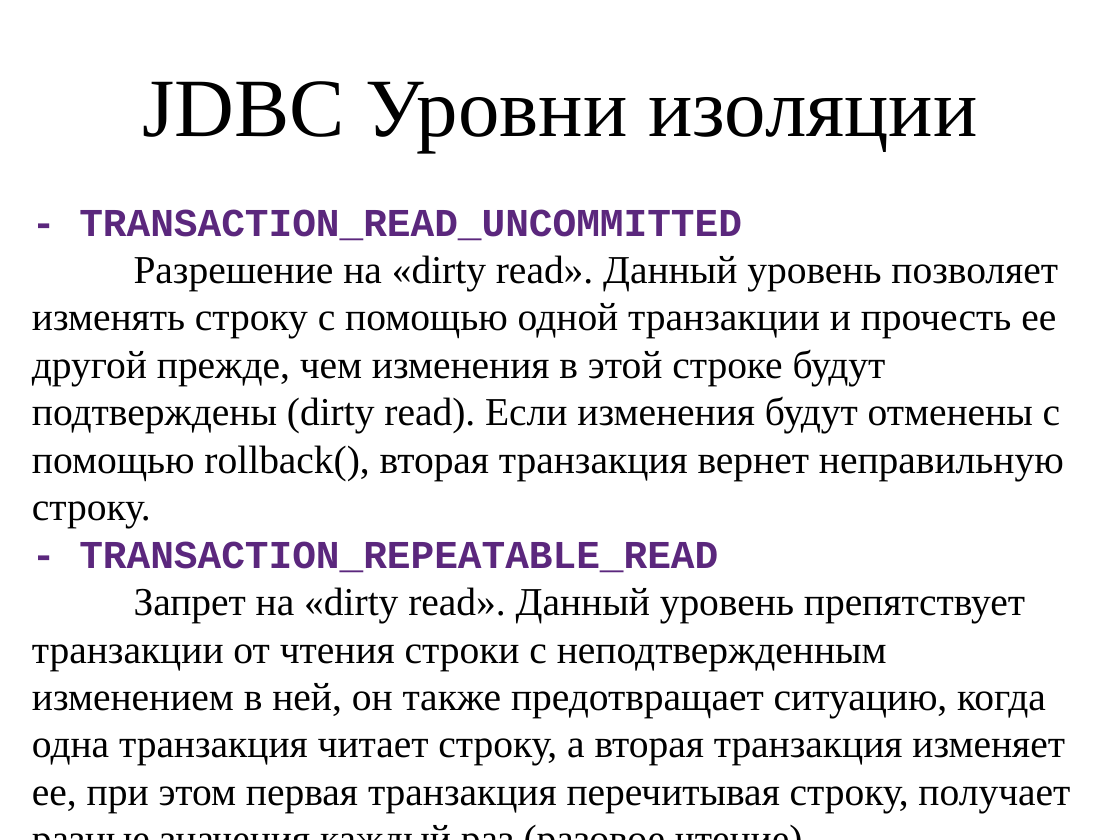
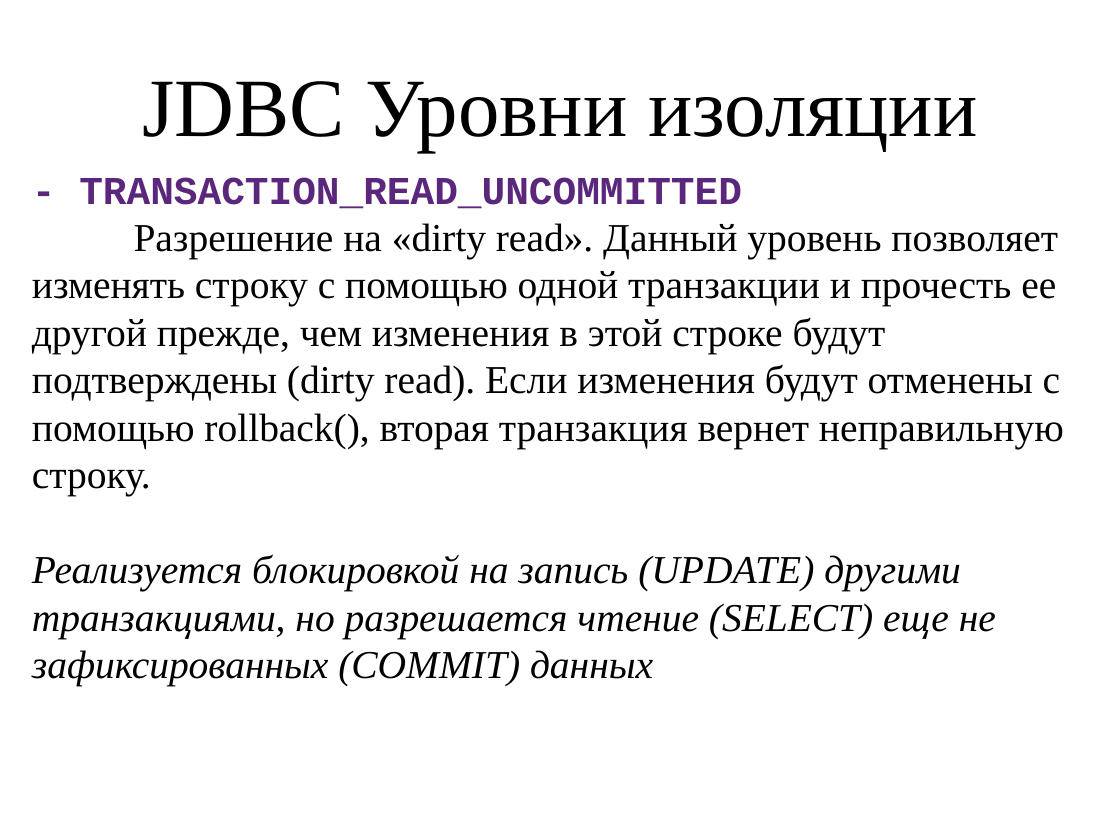
Before and after one commit to ksenikeev/dad, a slide deck: slide 14 of doc/JDBC Transaction.pptx. Drawn at 1120x840 pixels with LibreOffice and Linux fonts; fonts in the diff are those of the drawing. Boxes give left, top, right and bottom in pixels: in the first picture for what was removed or moved away, otherwise in the second. Text is boxed around its words. In the diff, an @@ line names an element or a change of style, - is before the commit and + after.

Commit message:
update presentation

```diff
--- a/doc/JDBC Transaction.pptx
+++ b/doc/JDBC Transaction.pptx
@@ text "- TRANSACTION_READ_UNCOMMITTED": place and size @@
-text "- TRANSACTION_READ_UNCOMMITTED" at box(32, 209, 1070, 813)
+text "- TRANSACTION_READ_UNCOMMITTED" at box(32, 177, 1064, 686)
@@ text at box(32, 554, 996, 686): text changed; italic on @@
-- TRANSACTION_REPEATABLE_READ
-Запрет на «dirty read». Данный уровень препятствует транзакции от чтения строки с неподтвержденным изменением в ней, он также предотвращает ситуацию, когда одна транзакция читает строку, а вторая транзакция изменяет ее, при этом первая транзакция перечитывая строку, получает разные значения каждый раз (разовое чтение).
+Реализуется блокировкой на запись (UPDATE) другими транзакциями, но разрешается чтение (SELECT) еще не зафиксированных (COMMIT) данных
```
Also in this commit, not shown: 2 other slides changed, 1 slide added.
